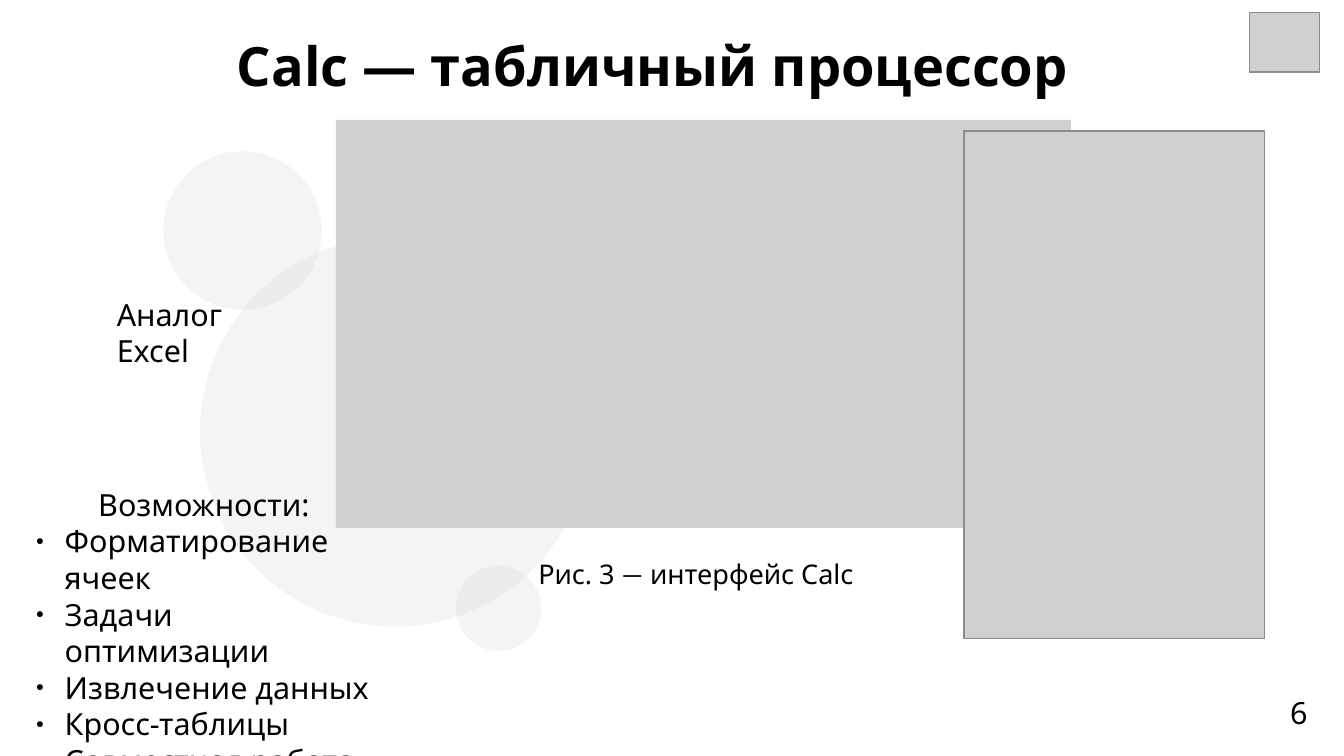
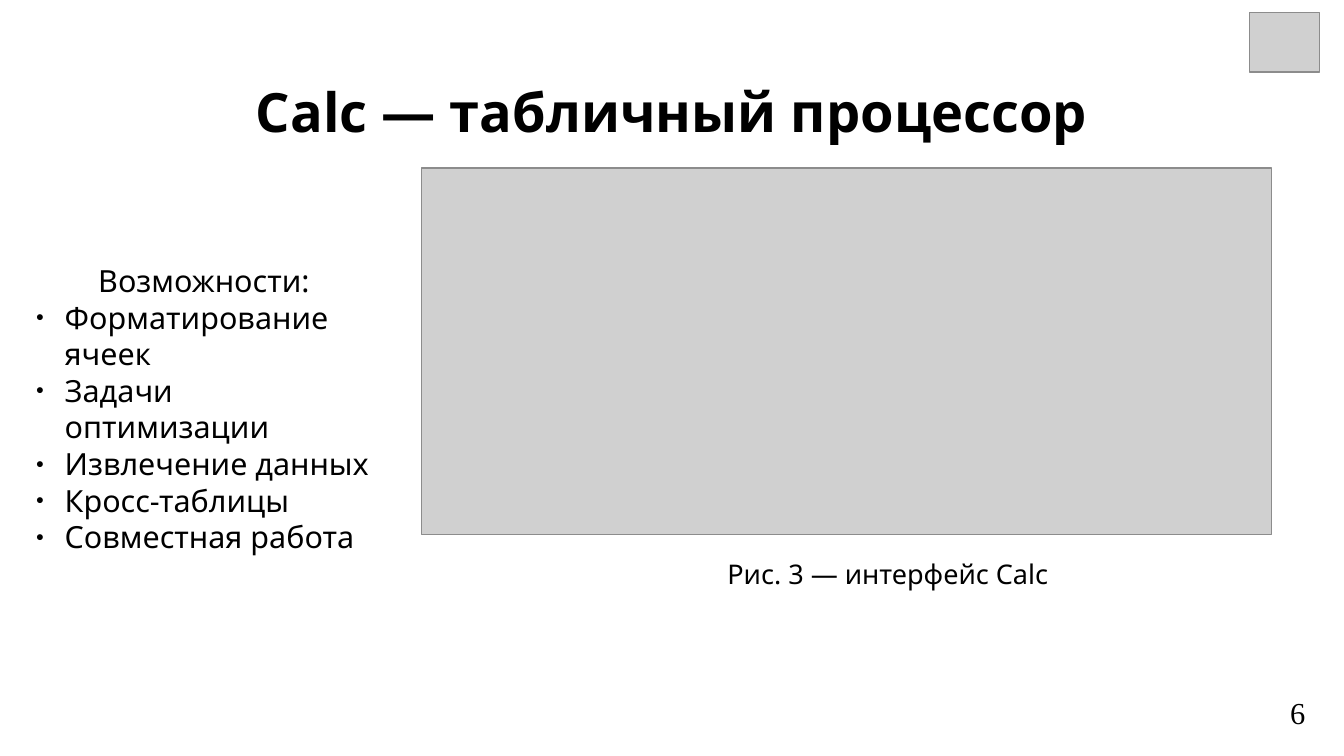
Before and after one commit to Soft-Darkness/df-presentations-2025, a slide deck: slide 6 of 4731204-50002/eremeeva-anna-aleksandrovna/LibreOffice_review.odp. Drawn at 1344x756 pixels with LibreOffice and Linux fonts; fonts in the diff are those of the drawing; grey boxes stand for pictures; background and template pictures are left out. Boxes give left, top, right and bottom in pixels: in the first picture for what was removed or moved away, otherwise in the second. Text is boxed around its words. In the diff, an @@ line names an element or a change of style, - is before the commit and + after.

```diff
--- a/4731204-50002/eremeeva-anna-aleksandrovna/LibreOffice_review.odp
+++ b/4731204-50002/eremeeva-anna-aleksandrovna/LibreOffice_review.odp
@@ text "Calc — табличный процессор": place and size @@
-text "Calc — табличный процессор" at [237, 43, 1068, 99]
+text "Calc — табличный процессор" at [256, 89, 1087, 145]
@@ text "Calc — табличный процессор" at [256, 89, 1087, 145]: vertical alignment middle to top @@
@@ picture removed at [965, 130, 1266, 638] @@
@@ ellipse removed at [163, 151, 322, 310] @@
@@ picture: place and size @@
-picture at [337, 120, 1072, 528]
+picture at [422, 168, 1273, 535]
@@ ellipse removed at [200, 237, 590, 627] @@
@@ text "Возможности:" rewrapped from [65, 494, 368, 743] to [65, 270, 368, 556] @@
@@ text removed at [117, 304, 222, 363] @@
-Аналог Excel
@@ ellipse removed at [456, 566, 542, 651] @@
@@ text "Рис. 3 ― интерфейс Calc": place and size @@
-text "Рис. 3 ― интерфейс Calc" at [538, 563, 853, 591]
+text "Рис. 3 ― интерфейс Calc" at [727, 563, 1048, 591]
@@ text "Рис. 3 ― интерфейс Calc" at [727, 563, 1048, 591]: font Lato to Noto Sans in "―" @@
@@ page number at [1290, 704, 1305, 725]: font Noto Sans to Times New Roman @@
```
Also in this commit, not shown: 11 other slides changed, 1 other file.
